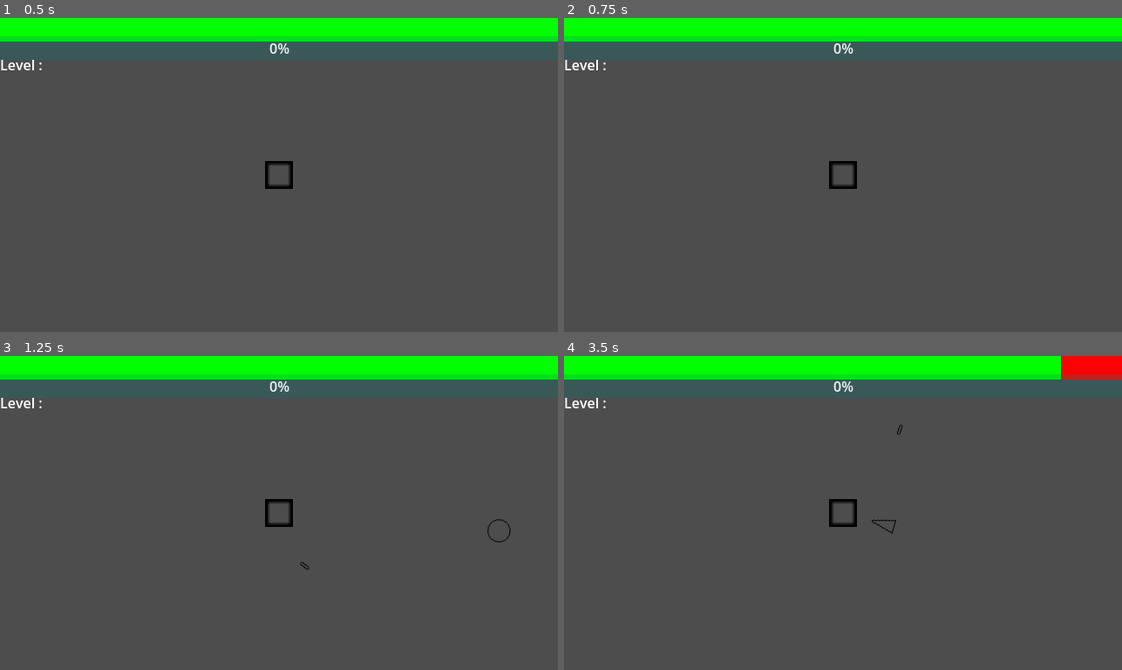
Above: before the commit, frames 1-4 (two rows, left to right).
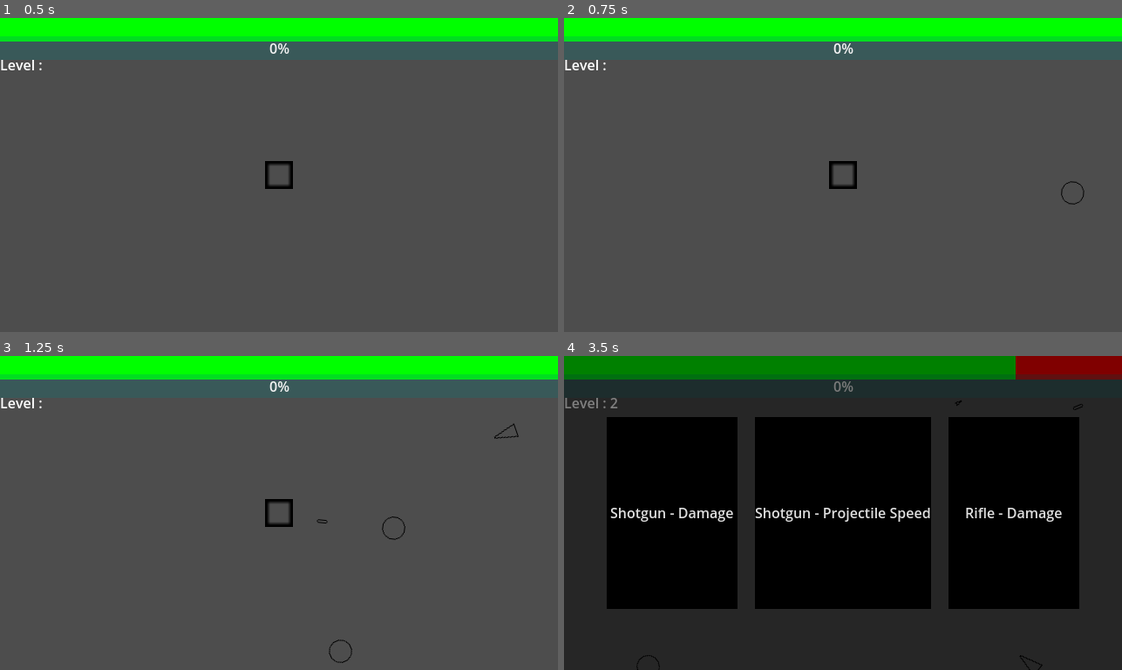
Above: after the commit, the same moments.

Repository: ROKAMETISM/Composition-Based-Practice-1
Game: Godot game, scene res://Scenes/main_game.tscn
Same seed, same stepped clock (60 frames per second), same inputs: the game is played once before the commit and once after it.
Inputs:
- Up to frame 1 (0.5 s): no input
- Up to frame 2 (0.75 s): tap Enter at 0.5 s; hold D (move_right) from 0.53 s (still down)
- Up to frame 3 (1.25 s): keep holding D (move_right)
- Up to frame 4 (3.5 s): release D (move_right) at 1.28 s; hold S (move_down) 1.28-2.03 s; hold D (move_right) 2.03-2.78 s; hold W (move_up) from 2.78 s (still down)

Frame 1 is identical in both runs. In frame 2, less than 0.1% of the frame differs, in the area x 89-94%, y 51-60%; in frame 3, 0.2%; in frame 4, 100%, in the area x 0-100%, y 0-100%.

Commit message:
Update enemy_spawndata.gd

Diff:
--- a/Scripts/enemy_spawndata.gd
+++ b/Scripts/enemy_spawndata.gd
@@ -7,10 +7,10 @@
 const ENEMY_FAST = preload("res://Scenes/enemy_fast.tscn")
 
 func _ready() -> void:
-	enemy_spawn_intervals[ENEMY_SLOW] = 1.0
+	enemy_spawn_intervals[ENEMY_SLOW] = 0.5
 	enemy_spawn_distance_range[ENEMY_SLOW] = Vector2(200, 400)
 
-	enemy_spawn_intervals[ENEMY_FAST] = 1.3
+	enemy_spawn_intervals[ENEMY_FAST] = 0.76
 	enemy_spawn_distance_range[ENEMY_FAST] = Vector2(300, 600)
 
 
